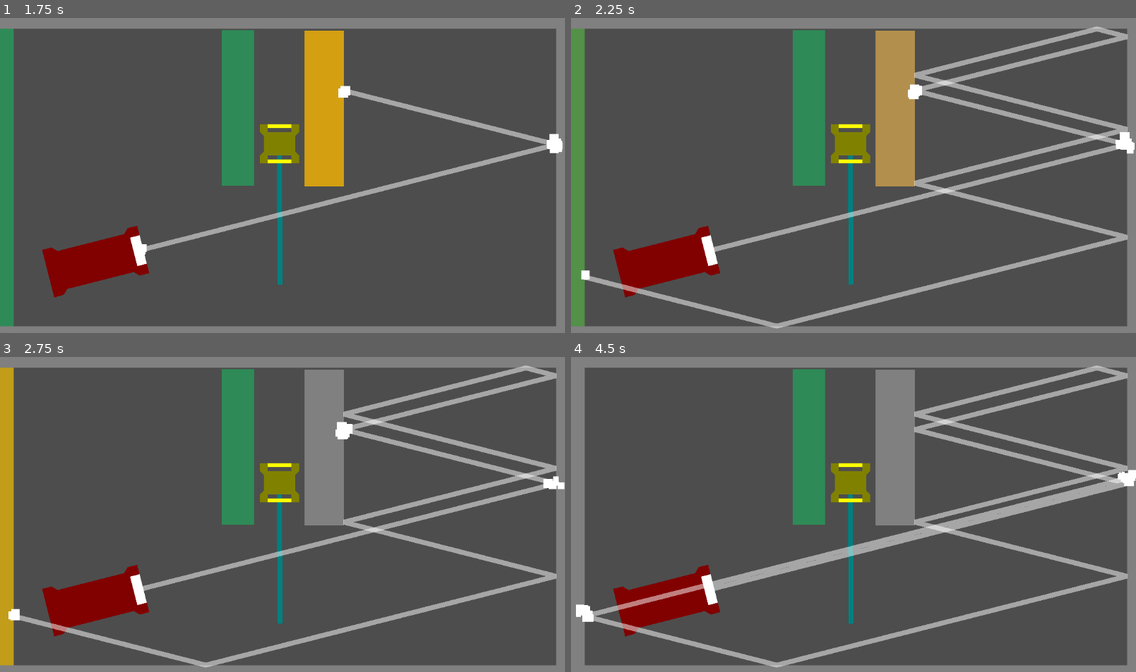
Above: before the commit, frames 1-4 (two rows, left to right).
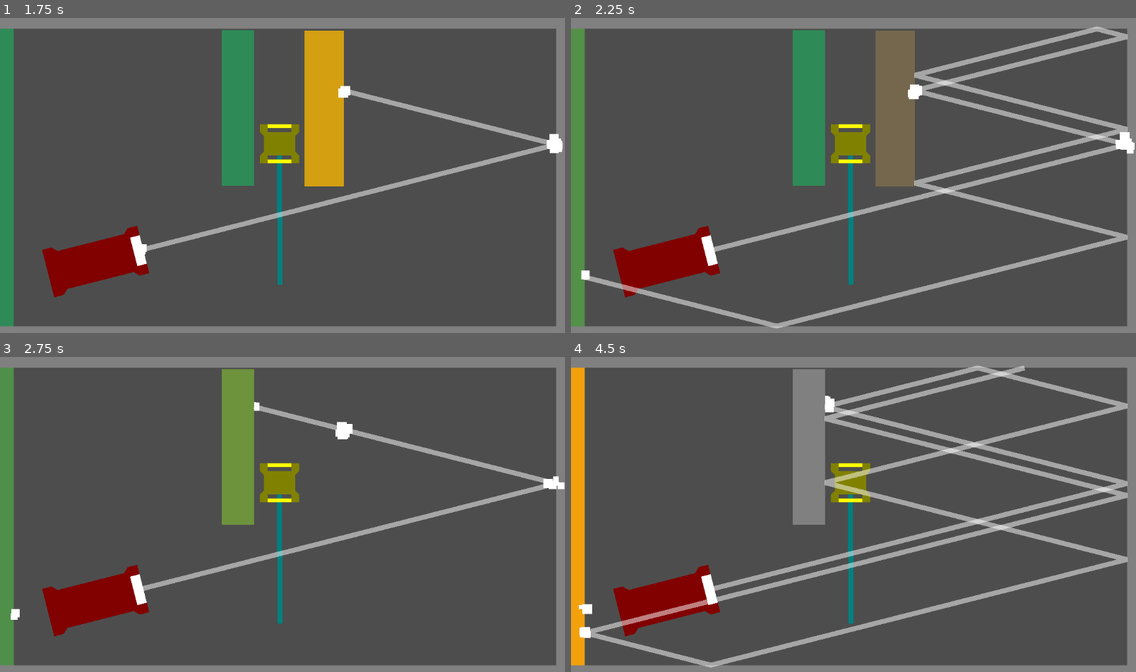
Above: after the commit, the same moments.

Repository: MousePotatoDoesStuff/Hello-Laser
Game: Godot game, scene res://Scenes/Levels/Level_02.tscn
The game is run twice, just before and just after one commit, with the same random seed, the same clock (stepped at 60 frames per second) and the same inputs. This scene is started directly instead of the project's main scene.
Inputs (mouse positions are in pixels of both pictures, inside the frame that each line leads up to):
- Up to frame 1 (1.75 s): move the mouse to (406, 159) at 0.52 s; click (406, 159) at 0.67 s; move the mouse to (169, 191) at 1.27 s; click (169, 191) at 1.42 s
- Up to frame 2 (2.25 s): move the mouse to (910, 106) at 2.02 s; click (910, 106) at 2.17 s
- Up to frame 3 (2.75 s): no input
- Up to frame 4 (4.5 s): move the mouse to (825, 577) at 2.77 s; click (825, 577) at 2.92 s; move the mouse to (1023, 561) at 3.52 s; click (1023, 561) at 3.67 s; move the mouse to (684, 467) at 4.27 s; click (684, 467) at 4.42 s

Frame 1 is identical in both runs. In frame 2, 3.4% of the frame differs, in the area x 53-61%, y 4-54%; in frame 3, 13%; in frame 4, 21%, in the area x 0-100%, y 2-99%.

Commit message:
fragile wall working

Diff:
--- a/Scenes/Levels/Level_01.tscn
+++ b/Scenes/Levels/Level_01.tscn
@@ -25,42 +25,35 @@
 position = Vector2(-85, -73)
 scale = Vector2(3.28001, -15.9248)
 moss = true
-fragile = null
 
 [node name="SquareWall" parent="." instance=ExtResource("3_h1u3b")]
 position = Vector2(493, 179)
 scale = Vector2(4.00001, -15.9248)
-fragile = null
 
 [node name="SquareWall6" parent="." instance=ExtResource("3_h1u3b")]
 position = Vector2(661, 185)
 scale = Vector2(4.00001, -15.9248)
 inert = true
-fragile = null
 
 [node name="SquareWall2" parent="." instance=ExtResource("3_h1u3b")]
 position = Vector2(3, 325)
 scale = Vector2(2.54546, -53.8343)
 moss = true
-fragile = null
 
 [node name="SquareWall3" parent="." instance=ExtResource("3_h1u3b")]
 position = Vector2(1159, 337)
 scale = Vector2(2.54546, -53.8343)
 moss = true
-fragile = null
 
 [node name="SquareWall4" parent="." instance=ExtResource("3_h1u3b")]
 position = Vector2(565, -3)
 rotation = 1.57079
 scale = Vector2(2.54546, -60.4343)
-fragile = null
 
 [node name="SquareWall5" parent="." instance=ExtResource("3_h1u3b")]
 position = Vector2(603, 655)
 rotation = 1.57079
 scale = Vector2(2.54546, -60.4343)
-fragile = null
 
 [node name="LaserEmitter" parent="." instance=ExtResource("4_yml4w")]
 position = Vector2(292, 473)
--- a/Scenes/Levels/Level_02.tscn
+++ b/Scenes/Levels/Level_02.tscn
@@ -17,27 +17,35 @@
 scale = Vector2(4.00001, -15.9248)
 moss = true
 inert = false
-fragile = false
+fragile = true
 
 [node name="SquareWall2" parent="." instance=ExtResource("3_lm33r")]
 position = Vector2(3, 325)
 scale = Vector2(2.54546, -53.8343)
 moss = true
+inert = false
+fragile = false
 
 [node name="SquareWall3" parent="." instance=ExtResource("3_lm33r")]
 position = Vector2(1159, 337)
 scale = Vector2(2.54546, -53.8343)
 moss = true
+inert = false
+fragile = false
 
 [node name="SquareWall4" parent="." instance=ExtResource("3_lm33r")]
 position = Vector2(565, -3)
 rotation = 1.57079
 scale = Vector2(2.54546, -60.4343)
+inert = false
+fragile = false
 
 [node name="SquareWall5" parent="." instance=ExtResource("3_lm33r")]
 position = Vector2(603, 655)
 rotation = 1.57079
 scale = Vector2(2.54546, -60.4343)
+inert = false
+fragile = false
 
 [node name="LaserEmitter" parent="." instance=ExtResource("4_wqp1r")]
 position = Vector2(292, 473)
@@ -48,3 +56,5 @@
 position = Vector2(485, 184)
 scale = Vector2(3.28001, -15.9248)
 moss = true
+inert = false
+fragile = false
--- a/Scenes/Wall/wall.gd
+++ b/Scenes/Wall/wall.gd
@@ -1,3 +1,4 @@
+@tool
 extends StaticBody2D
 
 signal ObjectiveComplete
@@ -27,6 +28,18 @@
 		ObjectiveComplete.connect(true_level.complete_objective)
 
 func _process(delta: float) -> void:
+	if not Engine.is_editor_hint():
+		active_process(delta)
+	var choice:Color=wall_color
+	if inert:
+		choice=inert_color
+	if moss:
+		choice=moss_color
+	$Appearance.color=choice.lerp(fire_color,fire)
+	if fragile and not moss and fire>0:
+		$Appearance.modulate.a=fire
+
+func active_process(delta: float):
 	if moss:
 		fire_start(delta)
 	else:
@@ -38,14 +51,7 @@
 				if fragile:
 					destroy()
 	isHit=false
-	var choice:Color=wall_color
-	if inert:
-		choice=inert_color
-	if moss:
-		choice=moss_color
-	$Appearance.color=choice.lerp(fire_color,fire)
-	if fragile and not moss and fire>0:
-		$Appearance.modulate.a=fire
+	return
 
 func fire_start(delta:float):
 	if fire<=0.0:
